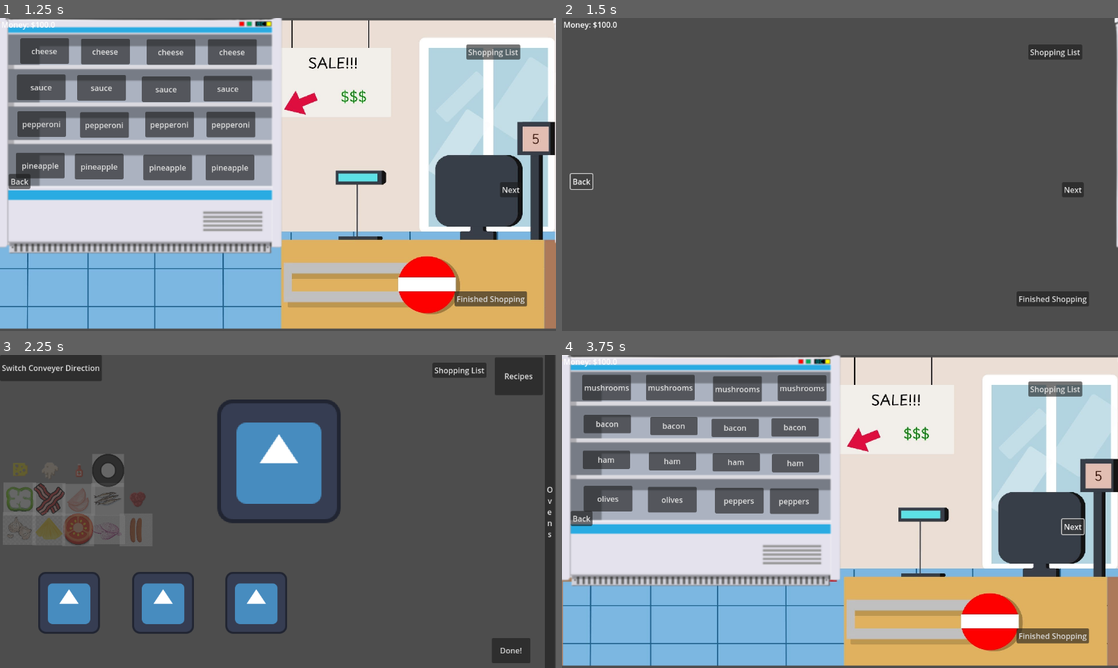
Above: before the commit, frames 1-4 (two rows, left to right).
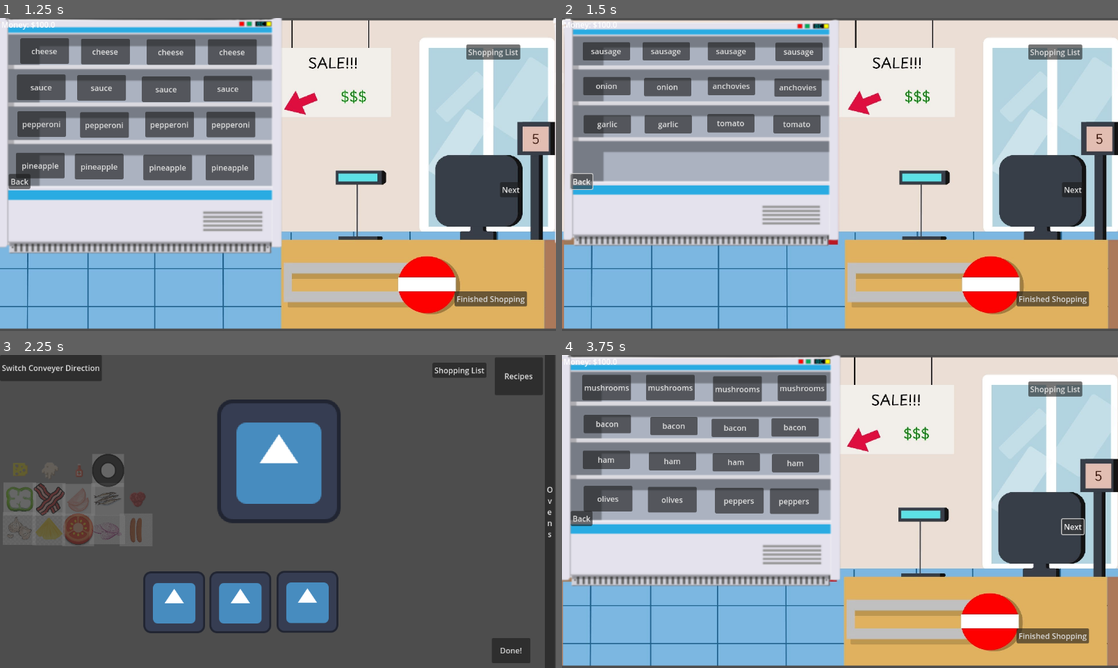
Above: after the commit, the same moments.

Repository: Leone2004/LandLockedLigersGame
Game: Godot game, scene res://Scenes/mainmenu.tscn
The game is run twice, just before and just after one commit, with the same random seed, the same clock (stepped at 60 frames per second) and the same inputs. The engine's default icon, where the game draws it, is replaced by a stand-in: a white triangle on a blue panel in a dark square.
Inputs (mouse positions are in pixels of both pictures, inside the frame that each line leads up to):
- Up to frame 1 (1.25 s): click (283, 111) at 0.5 s
- Up to frame 2 (1.5 s): click "Back" at 1.25 s
- Up to frame 3 (2.25 s): click "Finished Shopping" at 2 s
- Up to frame 4 (3.75 s): click "Done!" at 2.75 s; click "Next" at 3.5 s

Frame 1 is identical in both runs. In frame 2, 89% of the frame differs, in the area x 0-100%, y 0-100%; in frame 3, 4.7%; in frame 4, nothing differs.

Commit message:
update pizza script

Diff:
--- a/cookingupsuccessgame/Scenes/cooking.tscn
+++ b/cookingupsuccessgame/Scenes/cooking.tscn
@@ -155,13 +155,13 @@
 position = Vector2(947, -406)
 
 [node name="Area2D2" parent="." instance=ExtResource("3_kqqjs")]
-position = Vector2(-423, -142)
+position = Vector2(-205, -143)
 
 [node name="Area2D3" parent="." instance=ExtResource("3_kqqjs")]
-position = Vector2(-228, -142)
+position = Vector2(-68, -143)
 
 [node name="Area2D4" parent="." instance=ExtResource("3_kqqjs")]
-position = Vector2(-35, -142)
+position = Vector2(71, -144)
 
 [node name="sell_area" parent="." instance=ExtResource("3_kqqjs")]
 position = Vector2(12, -435)
--- a/cookingupsuccessgame/Scripts/ShoppingStoreButtons.gd
+++ b/cookingupsuccessgame/Scripts/ShoppingStoreButtons.gd
@@ -42,7 +42,8 @@
 	var screen_width: float = get_viewport().get_visible_rect().size.x
 	print("back button was pressed")
 	aisle_index -= 1
-	aisle_index = aisle_index % 3
+	if aisle_index < 0:
+		aisle_index = 2
 	camera.position.x = aisle_index * screen_width
 
 func _on_next_pressed() -> void:
--- a/cookingupsuccessgame/Scripts/pizza.gd
+++ b/cookingupsuccessgame/Scripts/pizza.gd
@@ -66,6 +66,7 @@
 							child.queue_free()
 						y += 1
 					current_ingredients = []
+					queue_free()
 				else:
 					last_click_time = current_click
 				# Start dragging - only if clicking directly on the pizza
